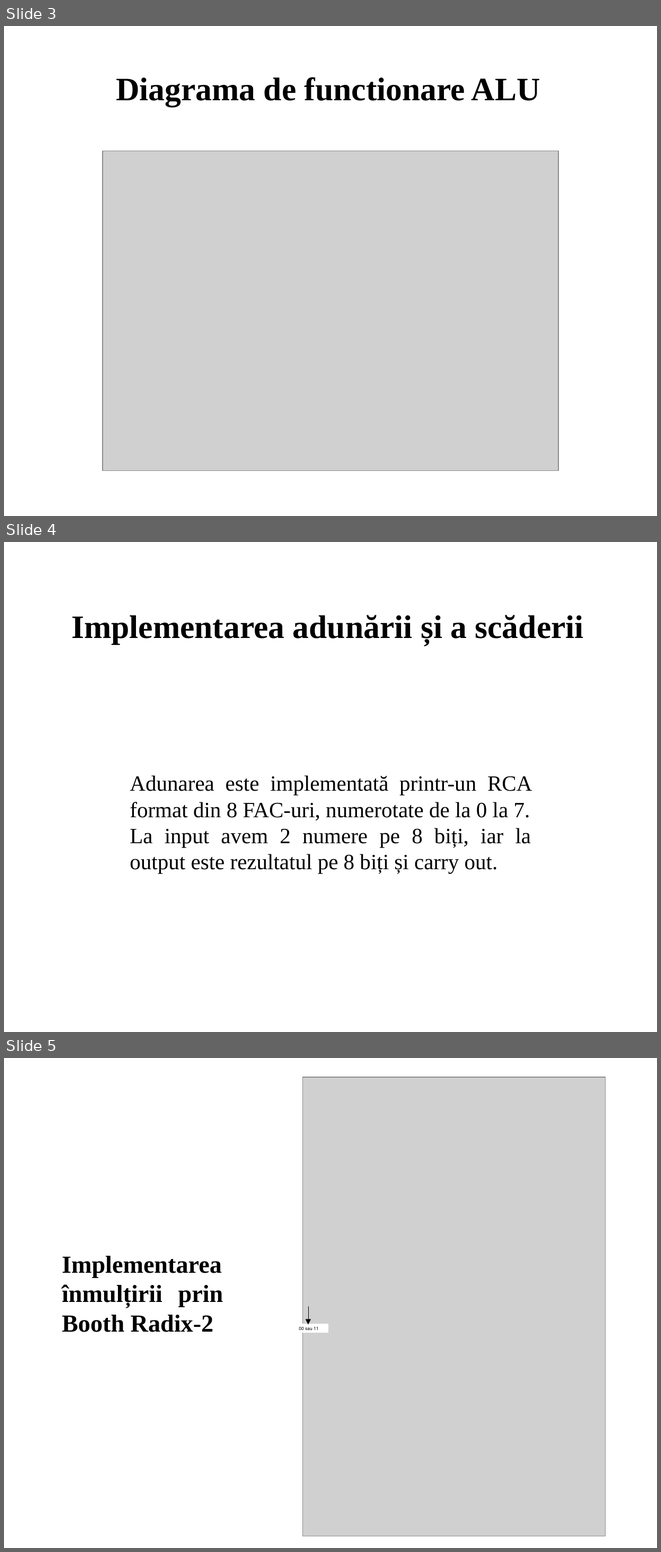
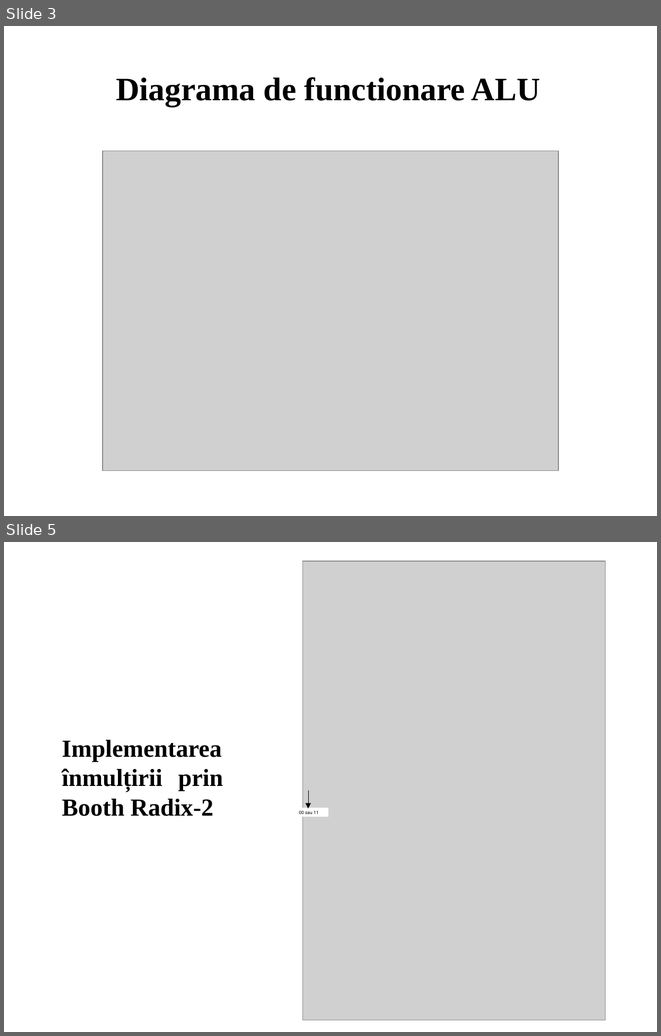
Before and after one commit to DavidTurcu9/Proiect-ALU-CN, a slide deck: Proiect CN ALU.pptx. Shown one above the other, each under a label of ours: slides 3, 4 and 5 before the commit, slides 3 and 5 after it; the slides between them are not shown. The pictures are 661x1552 and 661x1036 pixels, drawn with LibreOffice and Linux fonts; fonts in the diff are those of the drawing; grey boxes stand for pictures. Boxes give left, top, right and bottom in pixels: in the first picture for what was removed or moved away, otherwise in the second. Text is boxed around its words. In the diff, an @@ line names an element or a change of style, - is before the commit and + after.

```diff
--- a/Proiect CN ALU.pptx
+++ b/Proiect CN ALU.pptx
@@ slide 4 removed at (4,542,657,1032), background #FFFFFF @@
@@ text removed at (71,615,584,644) @@
-Implementarea adunării și a scăderii
@@ text removed at (130,775,532,873) @@
-Adunarea este implementată printr-un RCA format din 8 FAC-uri, numerotate de la 0 la 7.
-La input avem 2 numere pe 8 biți, iar la output este rezultatul pe 8 biți și carry out.
```
Also in this commit, not shown: 1 slide added.
